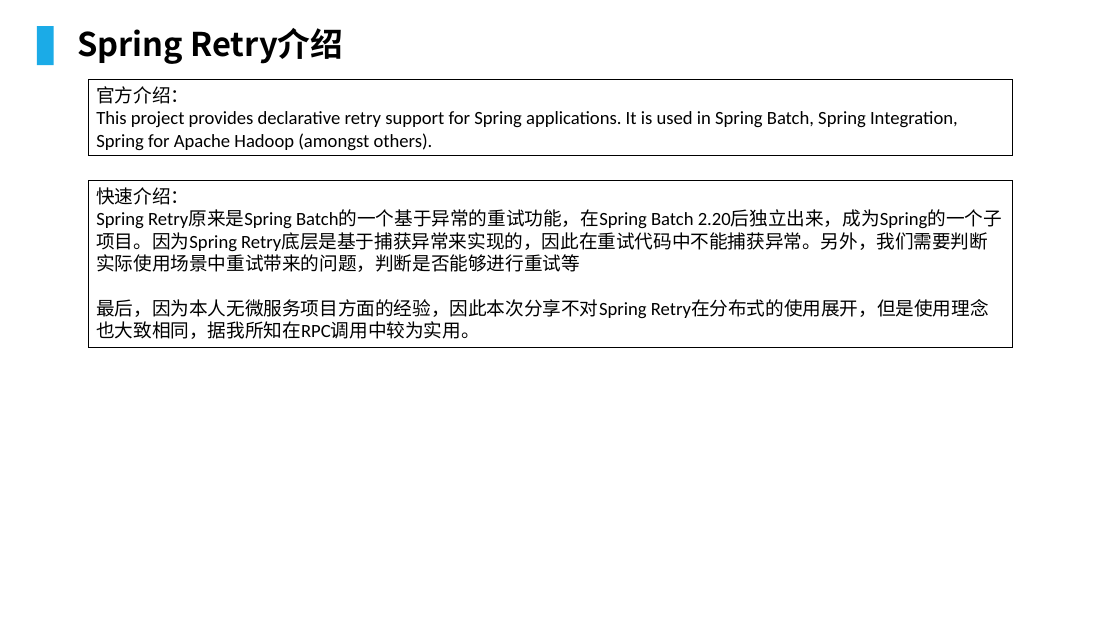
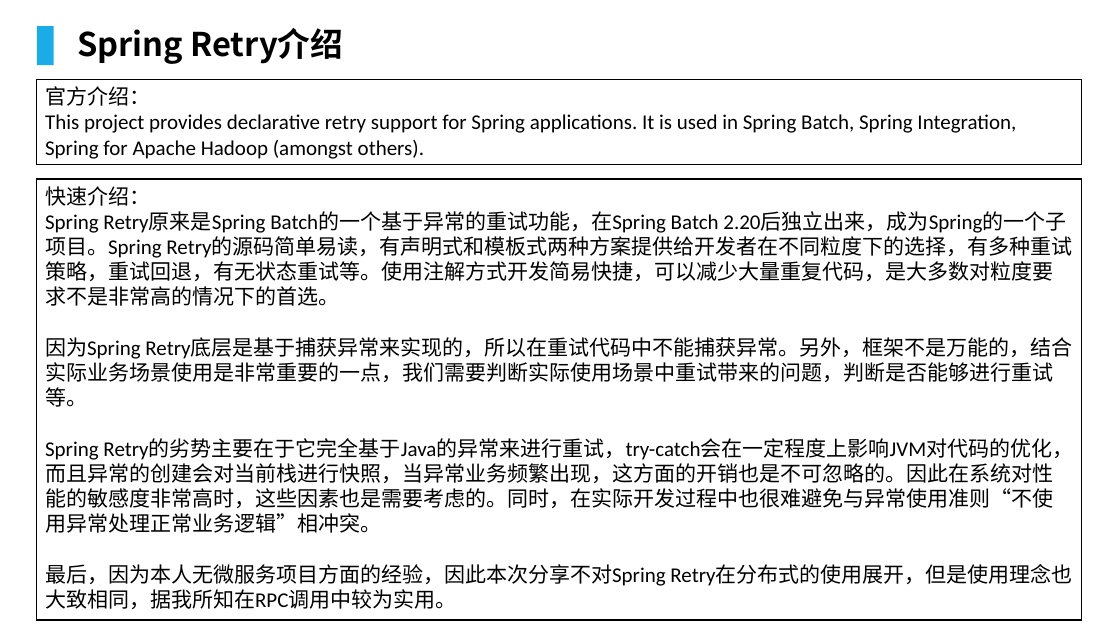
Before and after one commit to lcc929/notes, a slide deck: slide 3 of Spring-Retry.pptx. Drawn at 1120x630 pixels with LibreOffice and Linux fonts; fonts in the diff are those of the drawing; background and template pictures are left out. Boxes give left, top, right and bottom in pixels: in the first picture for what was removed or moved away, otherwise in the second. Text is boxed around its words. In the diff, an @@ line names an element or a change of style, - is before the commit and + after.

Commit message:
完成spring retry 分享ppt

```diff
--- a/Spring-Retry.pptx
+++ b/Spring-Retry.pptx
@@ rectangle "官方介绍：" resized from (x1=88, y1=80, x2=1012, y2=156) to (x1=37, y1=80, x2=1082, y2=165) @@
@@ rectangle "官方介绍：" at (x1=37, y1=80, x2=1082, y2=165): size 16 to 18 pt; fill #FFFFFF to none @@
@@ rectangle "快速介绍：" resized from (x1=88, y1=181, x2=1012, y2=347) to (x1=37, y1=179, x2=1082, y2=620) @@
@@ rectangle "快速介绍：" at (x1=37, y1=179, x2=1082, y2=620): fill #FFFFFF to none @@
@@ text in rectangle at (x1=45, y1=186, x2=1072, y2=609): size 16 to 18 pt in "快速介绍：", "最后，因为本人无微服务项目方面的经验，因此本次分享不对Spring Retry在分布式的使用展开，但是使用理念也大致相同 ..." @@
@@ text in rectangle at (x1=45, y1=211, x2=1073, y2=533): text changed; size 16 to 18 pt @@
-Spring Retry原来是Spring Batch的一个基于异常的重试功能，在Spring Batch 2.20后独立出来，成为Spring的一个子项目。因为Spring Retry底层是基于捕获异常来实现的，因此在重试代码中不能捕获异常。另外，我们需要判断实际使用场景中重试带来的问题，判断是否能够进行重试等
+Spring Retry原来是Spring Batch的一个基于异常的重试功能，在Spring Batch 2.20后独立出来，成为Spring的一个子项目。Spring Retry的源码简单易读，有声明式和模板式两种方案提供给开发者在不同粒度下的选择，有多种重试策略，重试回退，有无状态重试等。使用注解方式开发简易快捷，可以减少大量重复代码，是大多数对粒度要求不是非常高的情况下的首选。
+因为Spring Retry底层是基于捕获异常来实现的，所以在重试代码中不能捕获异常。另外，框架不是万能的，结合实际业务场景使用是非常重要的一点，我们需要判断实际使用场景中重试带来的问题，判断是否能够进行重试等。
+Spring Retry的劣势主要在于它完全基于Java的异常来进行重试，try-catch会在一定程度上影响JVM对代码的优化，而且异常的创建会对当前栈进行快照，当异常业务频繁出现，这方面的开销也是不可忽略的。因此在系统对性能的敏感度非常高时，这些因素也是需要考虑的。同时，在实际开发过程中也很难避免与异常使用准则“不使用异常处理正常业务逻辑”相冲突。
```
Also in this commit, not shown: 2 other slides changed, 4 slides added, 19 slides removed.
